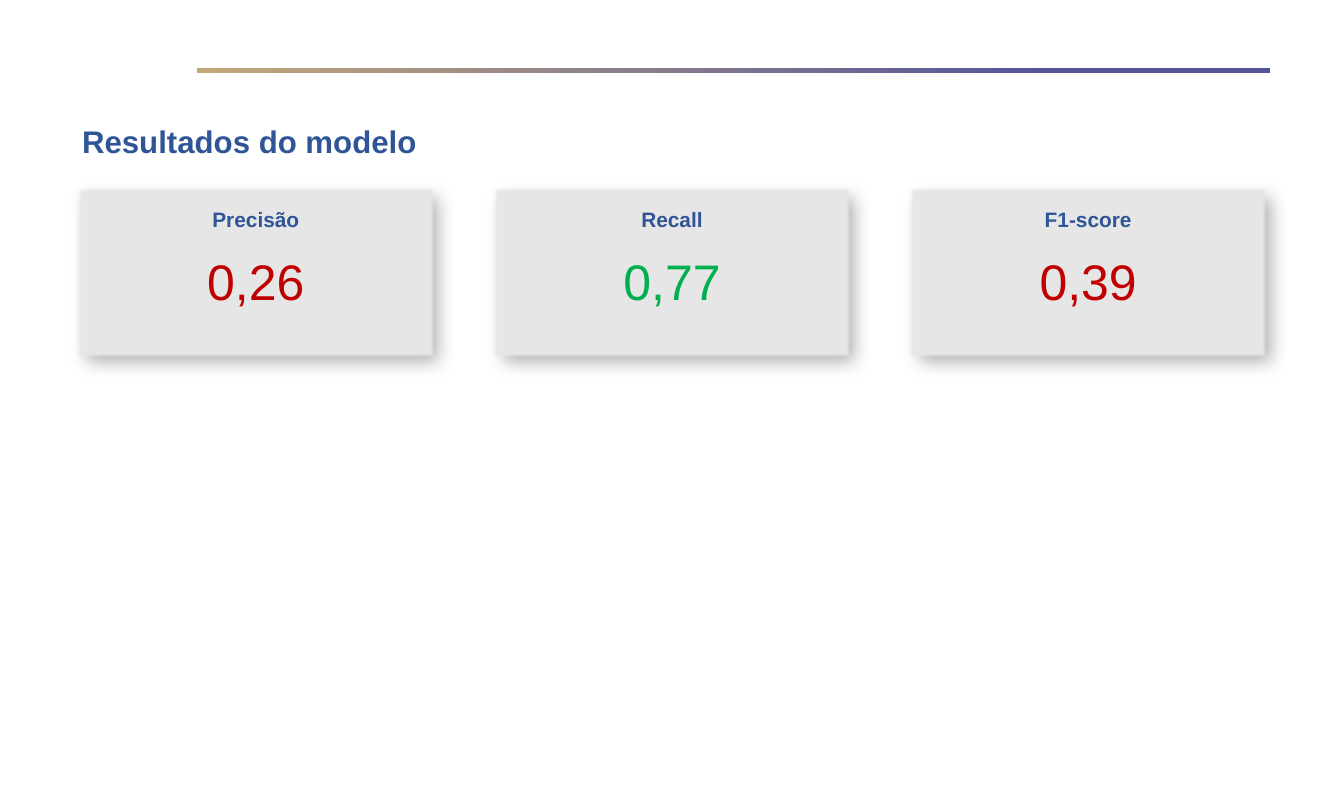
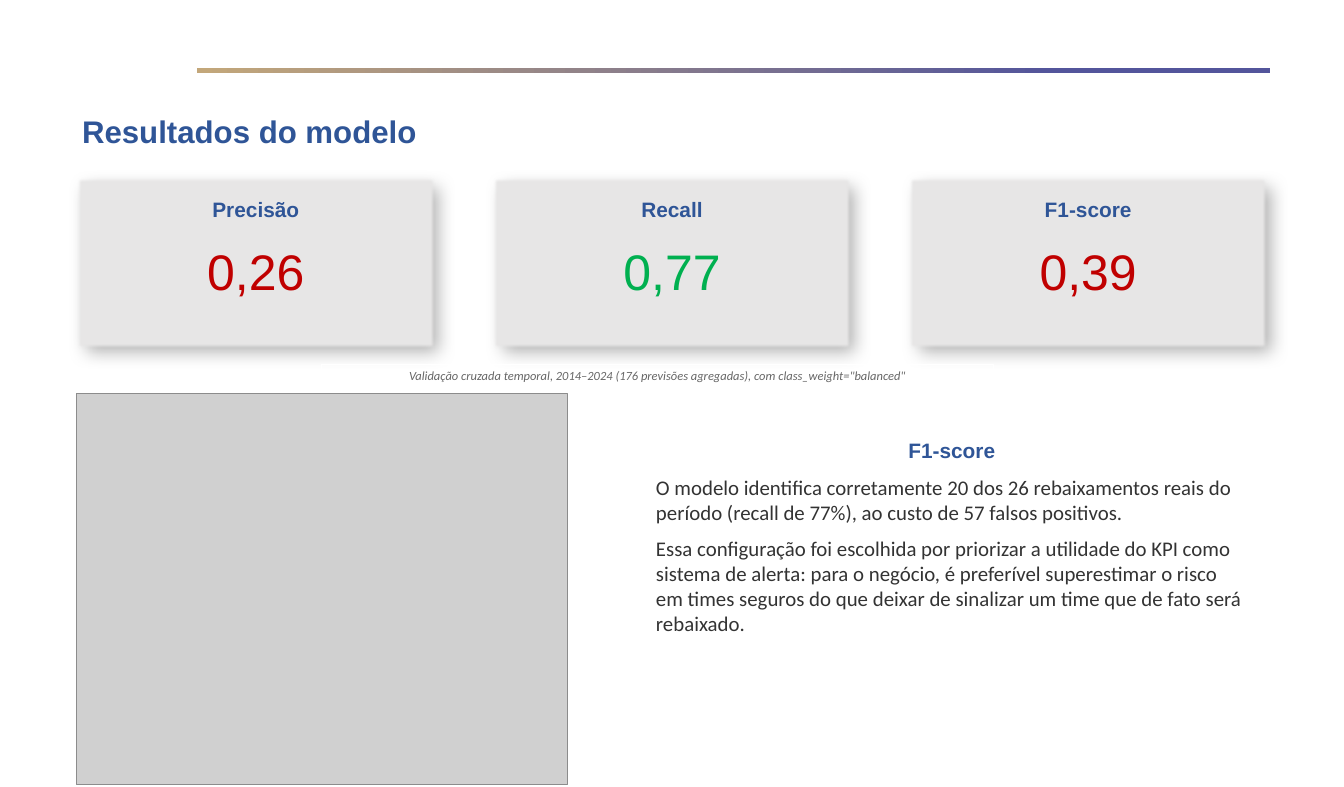
Before and after one commit to FelipePinheiro964/Projeto-Em-Business-Intelligence-e-Analytics, a slide deck: slide 5 of docs/Template - Fase 2 - Apresentação Executiva - Projeto em Business Intelligence e Analytics.pptx. Drawn at 1344x787 pixels with LibreOffice and Linux fonts; fonts in the diff are those of the drawing; grey boxes stand for pictures; background and template pictures are left out. Boxes give left, top, right and bottom in pixels: in the first picture for what was removed or moved away, otherwise in the second. Text is boxed around its words. In the diff, an @@ line names an element or a change of style, - is before the commit and + after.

```diff
--- a/docs/Template - Fase 2 - Apresentação Executiva - Projeto em Business Intelligence e Analytics.pptx
+++ b/docs/Template - Fase 2 - Apresentação Executiva - Projeto em Business Intelligence e Analytics.pptx
@@ 7 texts, 3 rectangles: place and size @@
-7 texts, 3 rectangles at box(76, 130, 1268, 359)
+7 texts, 3 rectangles at box(76, 120, 1268, 350)
@@ rectangle added at box(321, 364, 993, 387), outline #FFFFFF 0.75 pt, 12 pt, text #666666, italic @@
+Validação cruzada temporal, 2014–2024 (176 previsões agregadas), com class_weight="balanced"
@@ picture added at box(76, 393, 567, 784) @@
@@ text added at box(656, 443, 1241, 631), 20 pt, text #333333 @@
+F1-score
+O modelo identifica corretamente 20 dos 26 rebaixamentos reais do período (recall de 77%), ao custo de 57 falsos positivos.
+Essa configuração foi escolhida por priorizar a utilidade do KPI como sistema de alerta: para o negócio, é preferível superestimar o risco em times seguros do que deixar de sinalizar um time que de fato será rebaixado.
```
